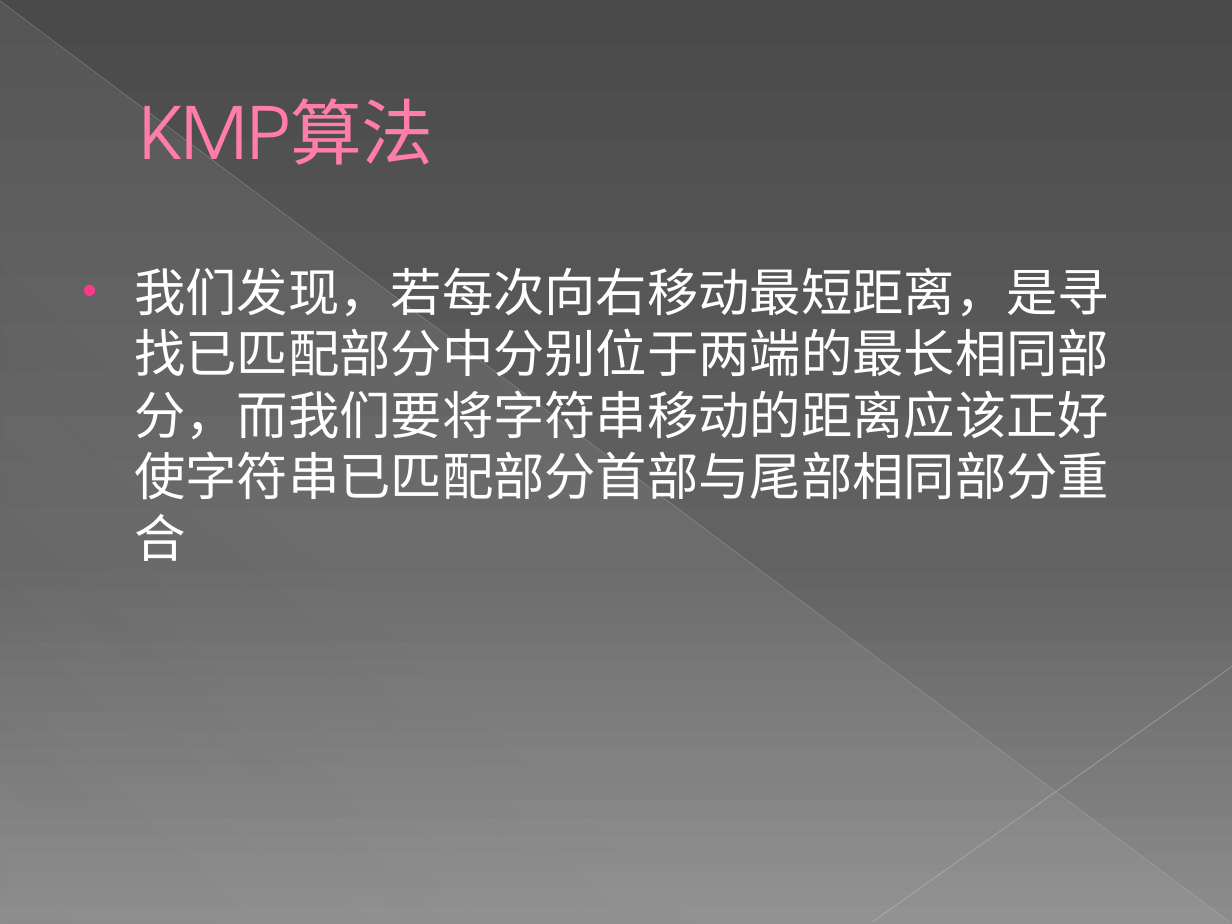
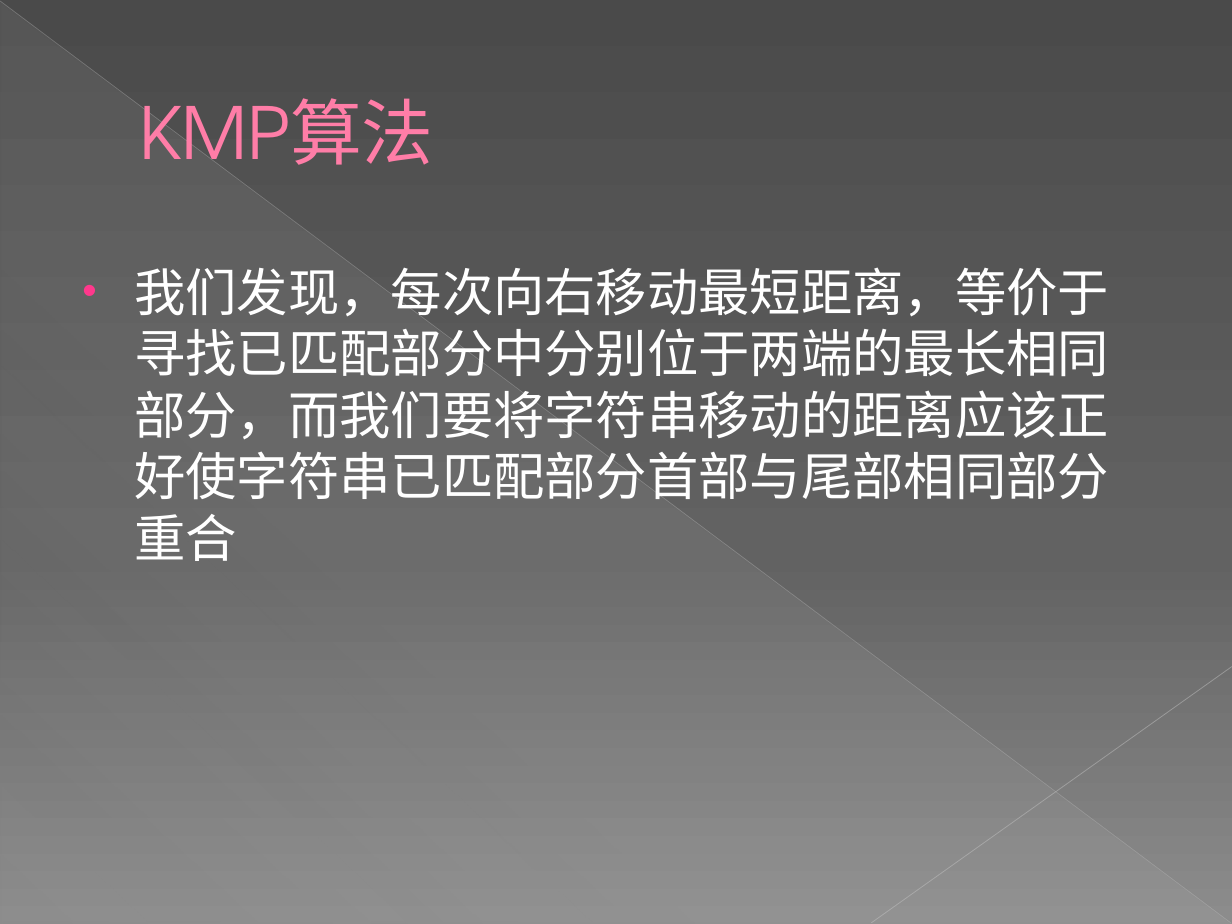
Before and after one commit to Eriri/Acm_Standard_Algorithm_Repository, a slide deck: slide 25 of 新建 Microsoft PowerPoint 演示文稿 (2).pptx (slide 26 before the commit). Drawn at 1232x924 pixels with LibreOffice and Linux fonts; fonts in the diff are those of the drawing. Boxes give left, top, right and bottom in pixels: in the first picture for what was removed or moved away, otherwise in the second. Text is boxed around its words. In the diff, an @@ line names an element or a change of style, - is before the commit and + after.

Commit message:
ppt

```diff
--- a/新建 Microsoft PowerPoint 演示文稿 (2).pptx
+++ b/新建 Microsoft PowerPoint 演示文稿 (2).pptx
@@ text at [134,267,1109,561]: text changed @@
-• 我们发现，若每次向右移动最短距离，是寻找已匹配部分中分别位于两端的最长相同部分，而我们要将字符串移动的距离应该正好使字符串已匹配部分首部与尾部相同部分重合
+• 我们发现，每次向右移动最短距离，等价于寻找已匹配部分中分别位于两端的最长相同部分，而我们要将字符串移动的距离应该正好使字符串已匹配部分首部与尾部相同部分重合
```
Also in this commit, not shown: 2 other slides changed, 21 slides added, 5 slides removed.
